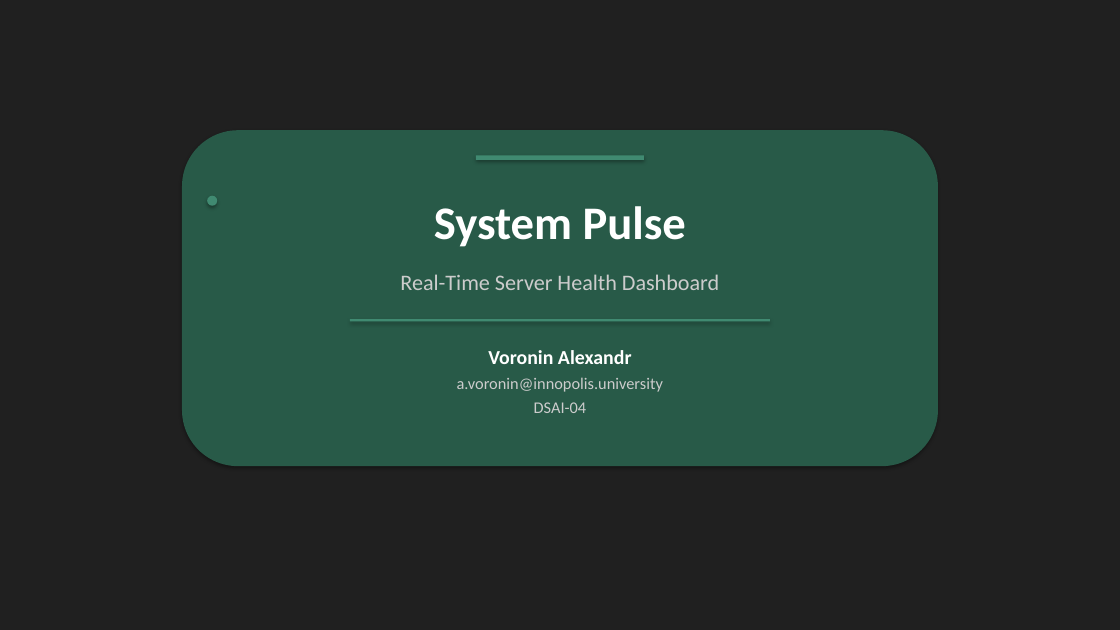
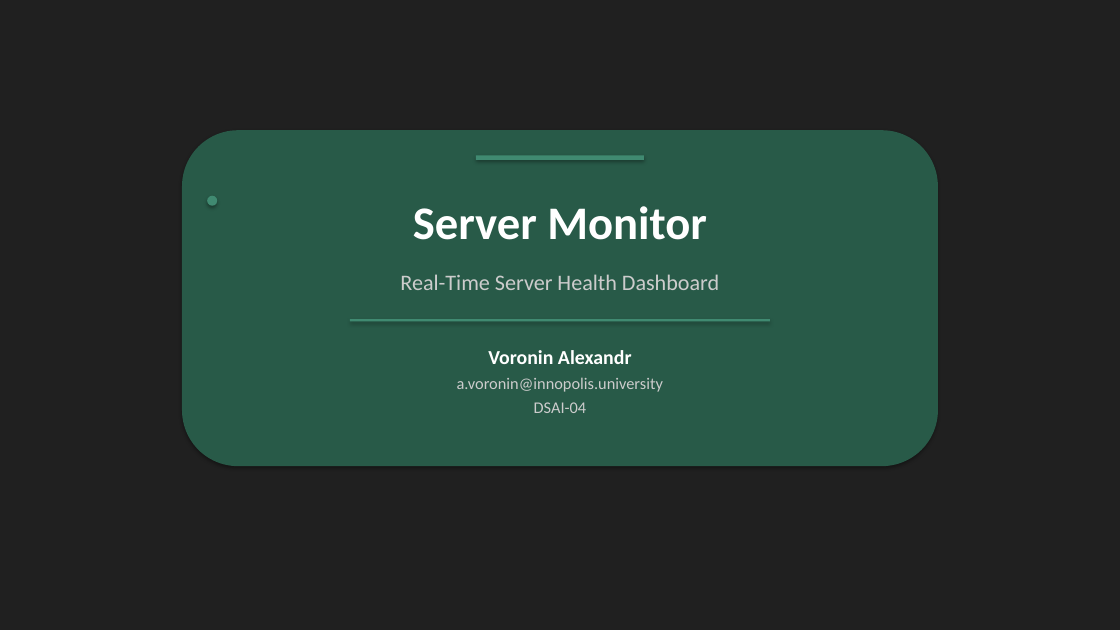
Before and after one commit to LimpingCoronation/se-toolkit-hackathon, a slide deck: slide 1 of sources/presentation.pptx. Drawn at 1120x630 pixels with LibreOffice and Linux fonts; fonts in the diff are those of the drawing. Boxes give left, top, right and bottom in pixels: in the first picture for what was removed or moved away, otherwise in the second. Text is boxed around its words. In the diff, an @@ line names an element or a change of style, - is before the commit and + after.

```diff
--- a/sources/presentation.pptx
+++ b/sources/presentation.pptx
@@ text at bbox=[413, 206, 707, 240]: text changed @@
-System Pulse
+Server Monitor
```
Also in this commit, not shown: 2 other slides changed, 2 other files.
